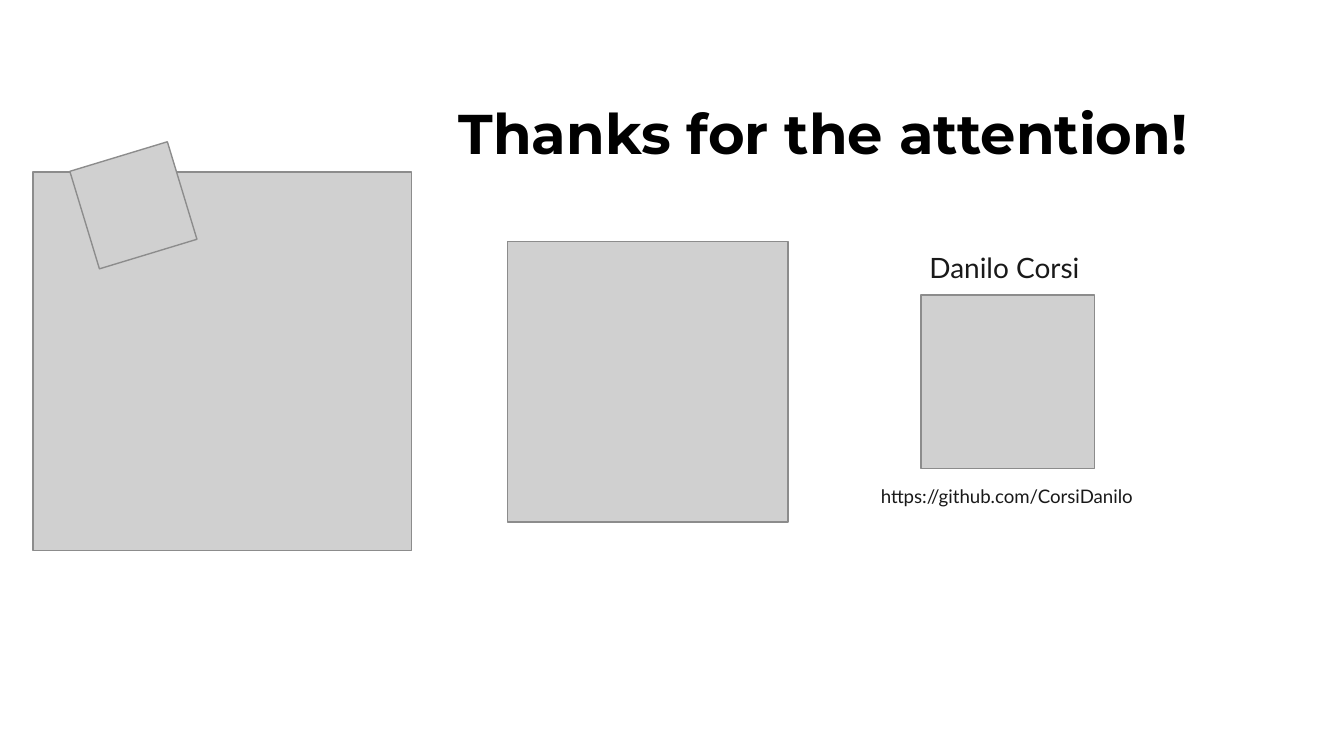
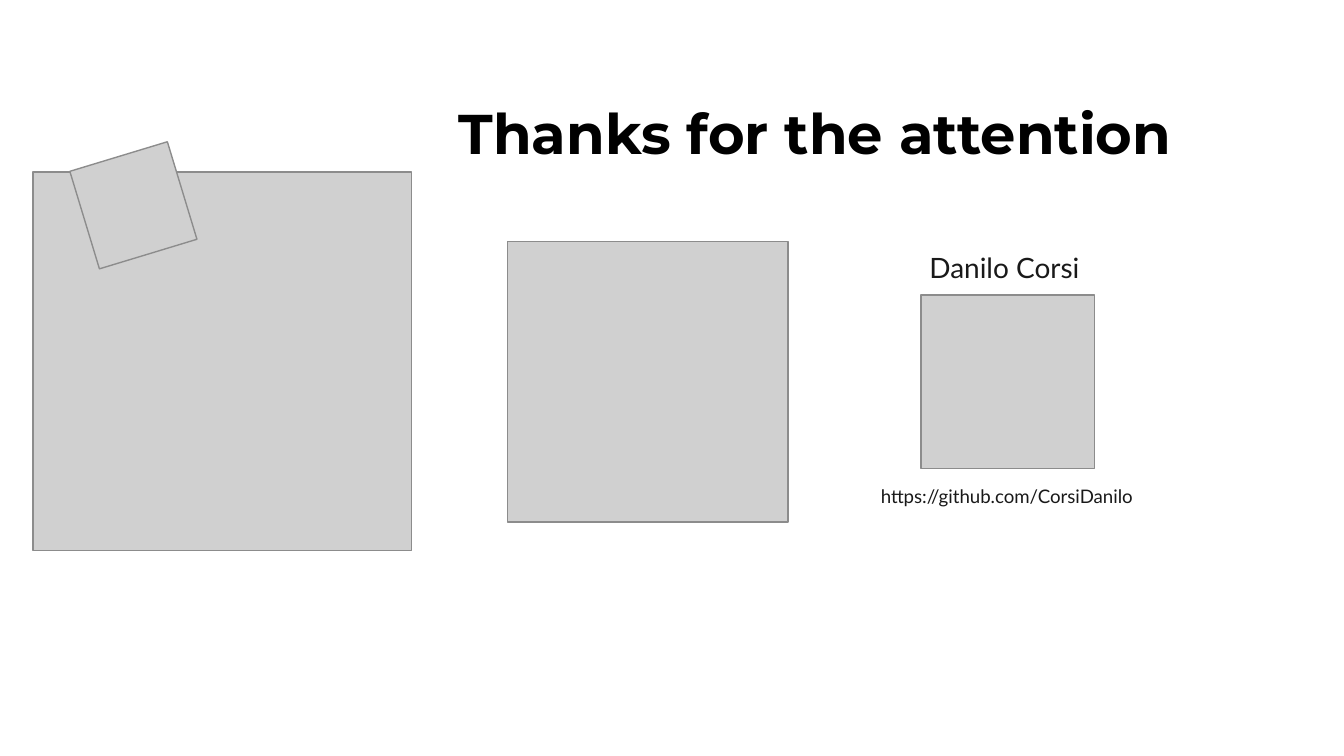
Before and after one commit to CorsiDanilo/bitcoin-price-prediction-with-pyspark, a slide deck: slide 37 of presentation/presentation.pptx (slide 34 before the commit). Drawn at 1344x756 pixels with LibreOffice and Linux fonts; fonts in the diff are those of the drawing; grey boxes stand for pictures. Boxes give left, top, right and bottom in pixels: in the first picture for what was removed or moved away, otherwise in the second. Text is boxed around its words. In the diff, an @@ line names an element or a change of style, - is before the commit and + after.

```diff
--- a/presentation/presentation.pptx
+++ b/presentation/presentation.pptx
@@ text at [459,110,1171,155]: text changed @@
-Thanks for the attention!
+Thanks for the attention
```
Also in this commit, not shown: 13 other slides changed, 6 slides added, 3 slides removed.
